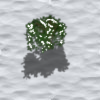
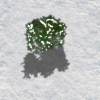
Layered file, before and after one edit (w=100, h=100). Changes by layer:
painted on "Pasted Layer" over [0, 0, 100, 100]
